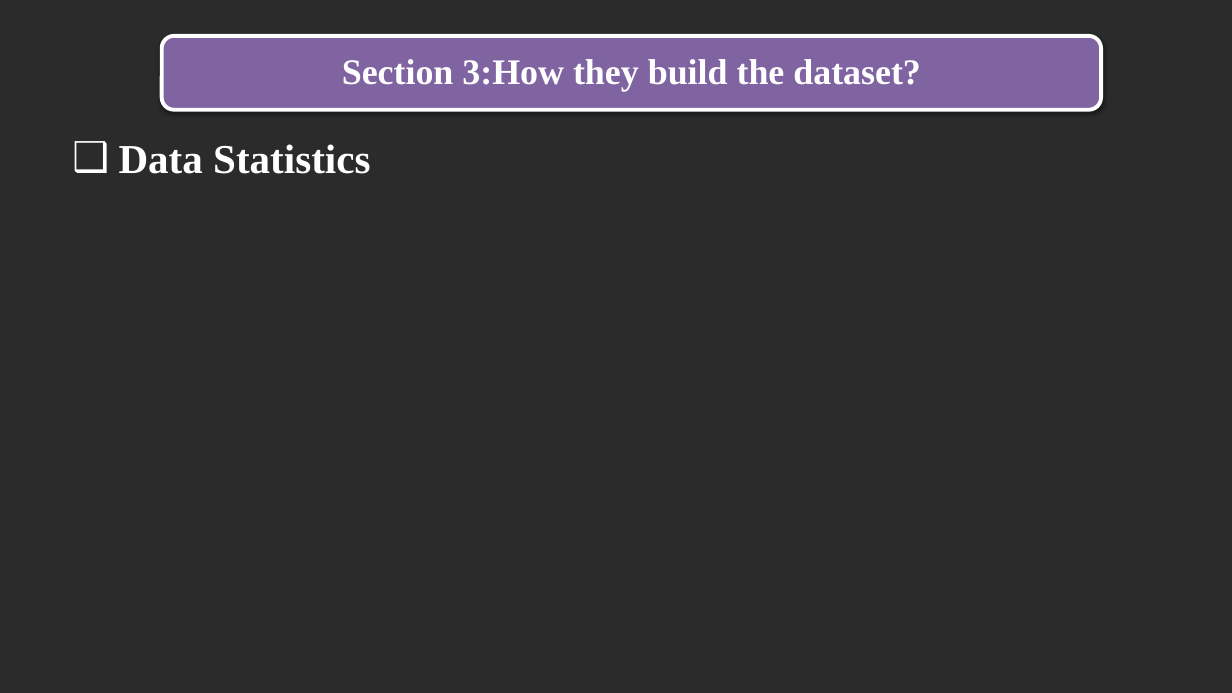
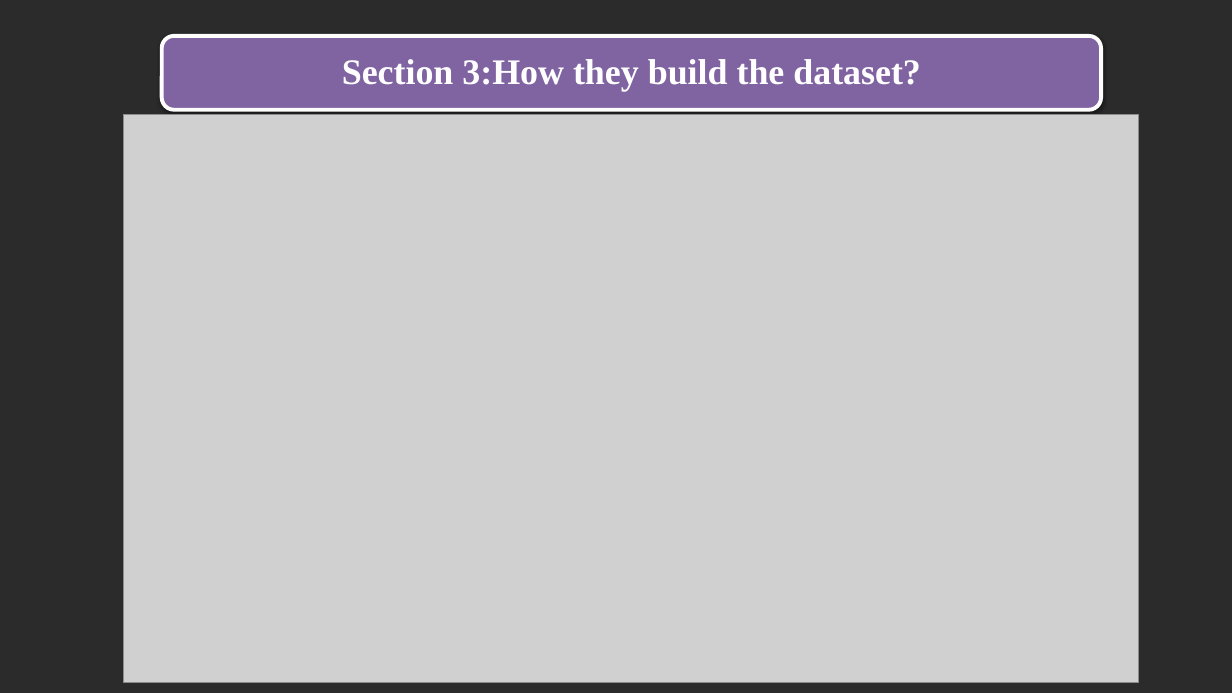
Before and after one commit to trandinhlam/document, a slide deck: slide 21 of AI_NangCao/slide/slide.pptx (slide 12 before the commit). Drawn at 1232x693 pixels with LibreOffice and Linux fonts; fonts in the diff are those of the drawing; grey boxes stand for pictures; background and template pictures are left out; a plain dark background stands for a picture behind light text. Boxes give left, top, right and bottom in pixels: in the first picture for what was removed or moved away, otherwise in the second. Text is boxed around its words. In the diff, an @@ line names an element or a change of style, - is before the commit and + after.

```diff
--- a/AI_NangCao/slide/slide.pptx
+++ b/AI_NangCao/slide/slide.pptx
@@ picture added at [123,115,1139,683] @@
@@ text removed at [119,144,370,174] @@
-❑ Data Statistics
```
Also in this commit, not shown: 2 other slides changed, 9 slides added, 10 other files.
